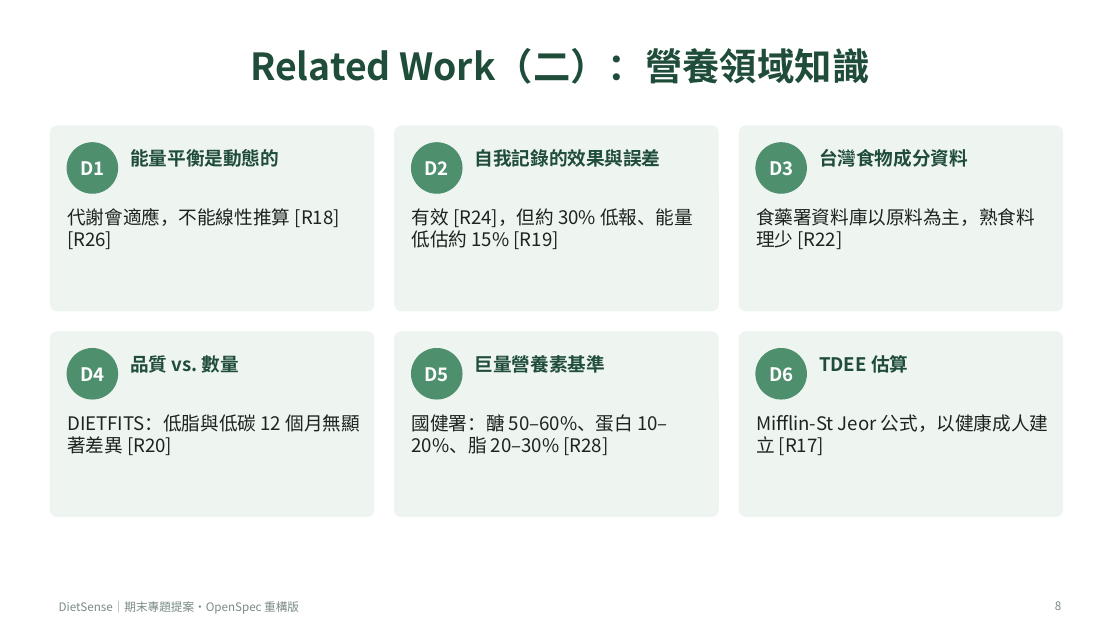
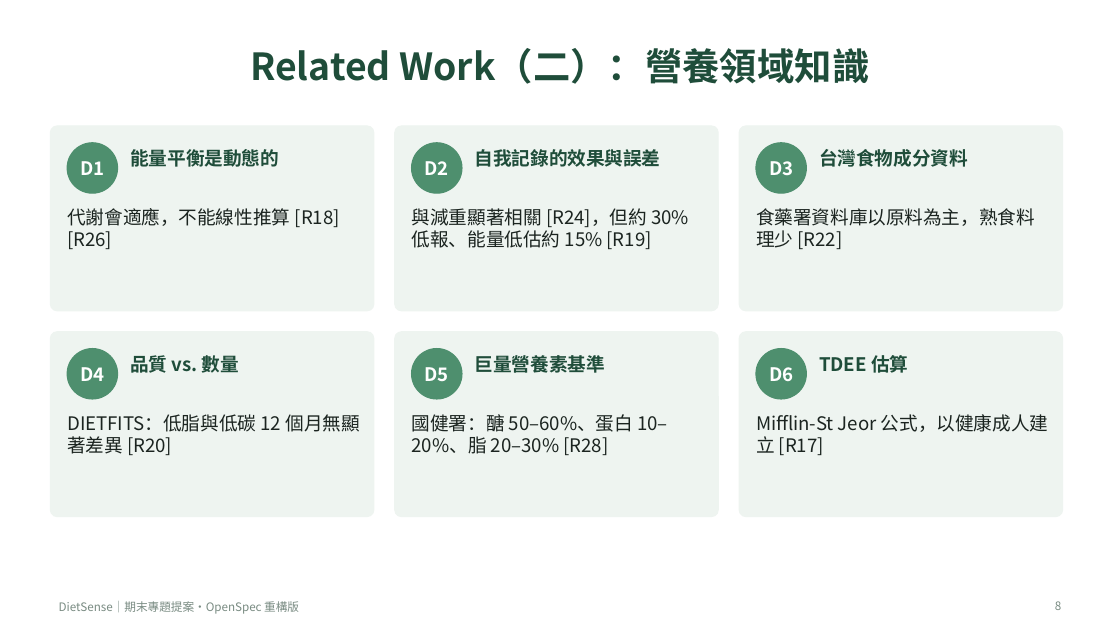
Before and after one commit to A0966411725-png/dietsense-proposal, a slide deck: slide 8 of presentation/DietSense_Proposal_Refactored.pptx. Drawn at 1120x630 pixels with LibreOffice and Linux fonts; fonts in the diff are those of the drawing. Boxes give left, top, right and bottom in pixels: in the first picture for what was removed or moved away, otherwise in the second. Text is boxed around its words. In the diff, an @@ line names an element or a change of style, - is before the commit and + after.

```diff
--- a/presentation/DietSense_Proposal_Refactored.pptx
+++ b/presentation/DietSense_Proposal_Refactored.pptx
@@ text at bbox=[412, 208, 689, 249]: text changed @@
-有效 [R24]，但約 30% 低報、能量低估約 15% [R19]
+與減重顯著相關 [R24]，但約 30% 低報、能量低估約 15% [R19]
```
Also in this commit, not shown: 10 other slides changed, 2 slides added, 25 other files.
